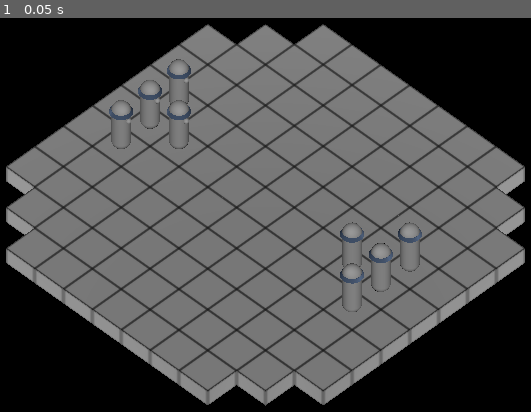
Above: before the commit, frame 1.
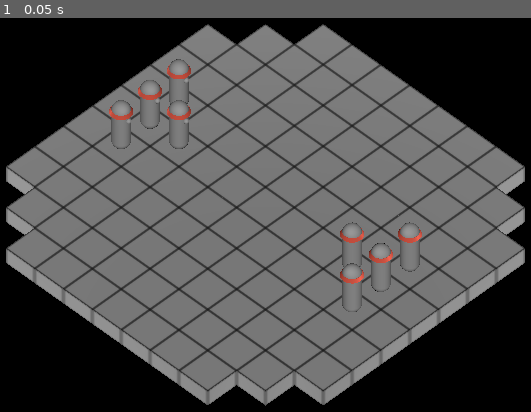
Above: after the commit, the same moment.

Repository: telmotrooper/meagre-tactics
Game: Godot game, scene res://main.tscn
Two runs of this game, one before a commit and one after it. Both use one fixed random seed, a clock stepped at 60 frames per second and the inputs below.
Inputs:
- Up to frame 1 (0.05 s): no input

The runs differ from the first frame. In frame 1, 0.5% of the frame differs, in the area x 20-80%, y 11-68%.

Commit message:
added red material

Diff:
--- a/piece/piece.tscn
+++ b/piece/piece.tscn
@@ -1,7 +1,6 @@
 [gd_scene load_steps=7 format=3 uid="uid://bfr6ahl1msuvj"]
 
 [ext_resource type="Script" path="res://piece/piece.gd" id="1_yopb6"]
-[ext_resource type="Material" uid="uid://buqakypy8cde" path="res://piece/blue_material.tres" id="2_ov4dn"]
 
 [sub_resource type="CapsuleMesh" id="CapsuleMesh_45inp"]
 radius = 0.25
@@ -15,8 +14,11 @@
 radius = 0.075
 height = 0.15
 
+[sub_resource type="StandardMaterial3D" id="StandardMaterial3D_d5c4f"]
+albedo_color = Color(0.768627, 0.282353, 0.211765, 1)
+
 [sub_resource type="CylinderMesh" id="CylinderMesh_2ifsu"]
-material = ExtResource("2_ov4dn")
+material = SubResource("StandardMaterial3D_d5c4f")
 top_radius = 0.25
 bottom_radius = 0.3
 height = 0.1
--- /dev/null
+++ b/piece/red_material.tres
@@ -0,0 +1,4 @@
+[gd_resource type="StandardMaterial3D" format=3 uid="uid://bmo1xfx2vluua"]
+
+[resource]
+albedo_color = Color(0.768627, 0.282353, 0.211765, 1)
